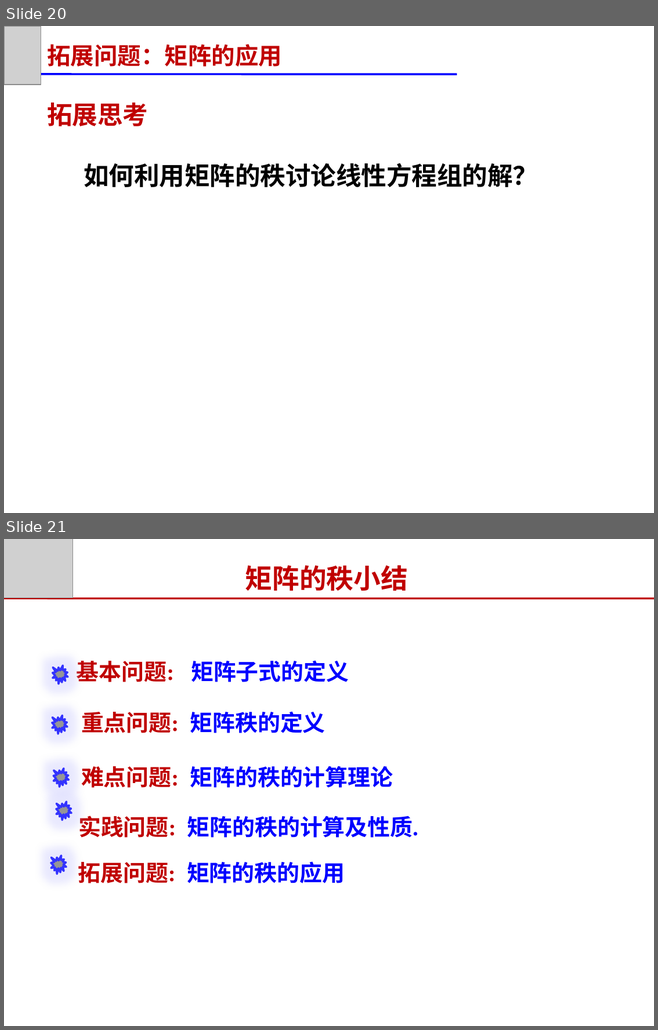
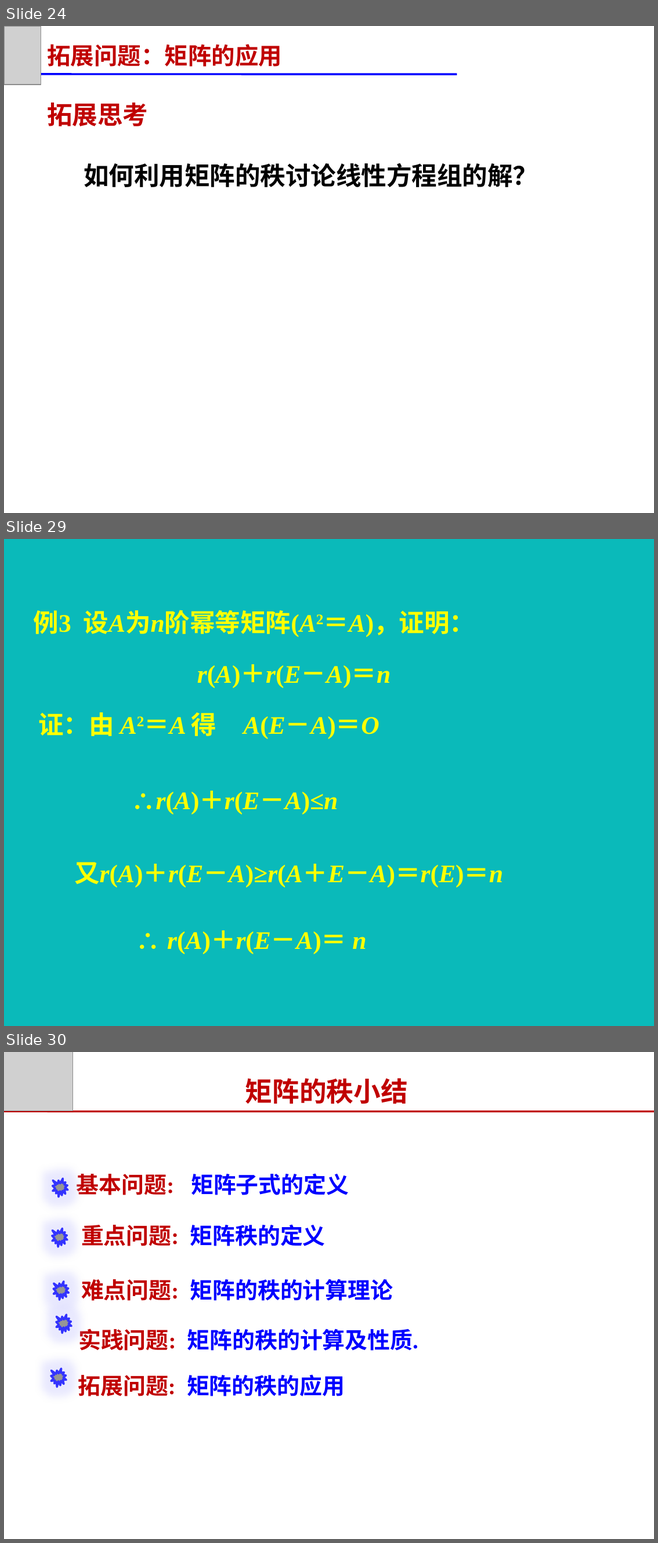
Before and after one commit to zeemeil/zeemeil.github.io, a slide deck: files/2025_2_LM/1104_0206.pptx. Shown one above the other, each under a label of ours: slides 20 and 21 before the commit, slides 24, 29 and 30 after it; the slides between them are not shown. The pictures are 658x1030 and 658x1543 pixels, drawn with LibreOffice and Linux fonts; fonts in the diff are those of the drawing; grey boxes stand for pictures. Boxes give left, top, right and bottom in pixels: in the first picture for what was removed or moved away, otherwise in the second. Text is boxed around its words. In the diff, an @@ line names an element or a change of style, - is before the commit and + after.

```diff
--- a/files/2025_2_LM/1104_0206.pptx
+++ b/files/2025_2_LM/1104_0206.pptx
@@ slide 29 added at [4,539,654,1026], background #0ABABA @@
@@ text added at [34,610,474,637], 28 pt, text #FFFF00, bold @@
+例3 设A为n阶幂等矩阵(A2＝A)，证明：
@@ text added at [197,664,390,688], 28 pt, text #FFFF00, bold @@
+r(A)＋r(E－A)＝n
@@ text added at [38,712,216,736], 28 pt, text #FFFF00, bold @@
+证：由 A2＝A 得
@@ text added at [243,716,379,739], 28 pt, text #FFFF00, bold, italic @@
+A(E－A)＝O
@@ text added at [130,791,338,815], 28 pt, text #FFFF00, bold @@
+∴r(A)＋r(E－A)≤n
@@ text added at [74,862,503,888], 28 pt, text #FFFF00, bold @@
+又r(A)＋r(E－A)≥r(A＋E－A)＝r(E)＝n
@@ text added at [167,931,366,954], 28 pt, text #FFFF00, bold @@
+∴ r(A)＋r(E－A)＝ n
@@ what was slide 20 is now slide 24 @@
@@ what was slide 21 is now slide 30 @@
```
Also in this commit, not shown: 1 slide changed, 9 other slides added, 1 slide removed, 10 other files.
